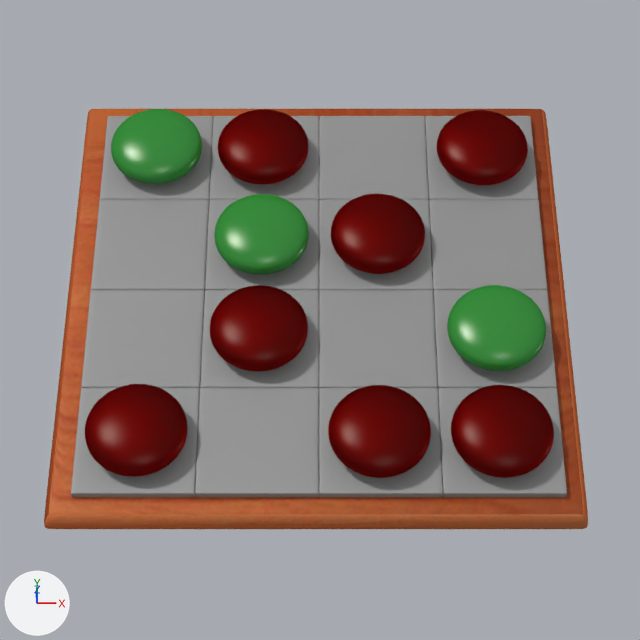
A saved change to the Blender file apps/src/four-in-a-row.blend.
Before and after are seen from the file's camera 'Camera'. Every picture has the same lights, and +X, +Y and +Z are marked at lower left.

The scene before the commit, as lines of its bpy script (objects in view):
```python
ob_sphere_001 = bpy.data.objects.new('Sphere.001', me_sphere_001)
ob_sphere_001.location = (-0.578, -0.879, 0.873)
ob_sphere_001.scale = (0.247, 0.247, 0.247)
ob_sphere_006 = bpy.data.objects.new('Sphere.006', me_sphere_001)
ob_sphere_006.location = (-0.006, 0.28, 0.874)
ob_sphere_006.scale = (0.247, 0.247, 0.247)
ob_sphere_007 = bpy.data.objects.new('Sphere.007', me_sphere_001)
ob_sphere_007.location = (-0.582, 0.869, 0.874)
ob_sphere_007.scale = (0.247, 0.247, 0.247)
ob_sphere_008 = bpy.data.objects.new('Sphere.008', me_sphere_001)
ob_sphere_008.location = (-0.009, 0.866, 0.874)
ob_sphere_008.scale = (0.247, 0.247, 0.247)
ob_sphere_009 = bpy.data.objects.new('Sphere.009', me_sphere_001)
ob_sphere_009.location = (1.173, -0.299, 0.874)
ob_sphere_009.scale = (0.247, 0.247, 0.247)
# also in view: 'Sphere.003' at (1.17, 0.86, 0.89); 'Cube.001' at (0.28, -0.01, 0.7); 'Sphere.005' at (1.16, -0.89, 0.89); 'Cube.003' at (0.29, -0.01, 0.74); 'Sphere.000' at (-0.01, -0.3, 0.89)
```
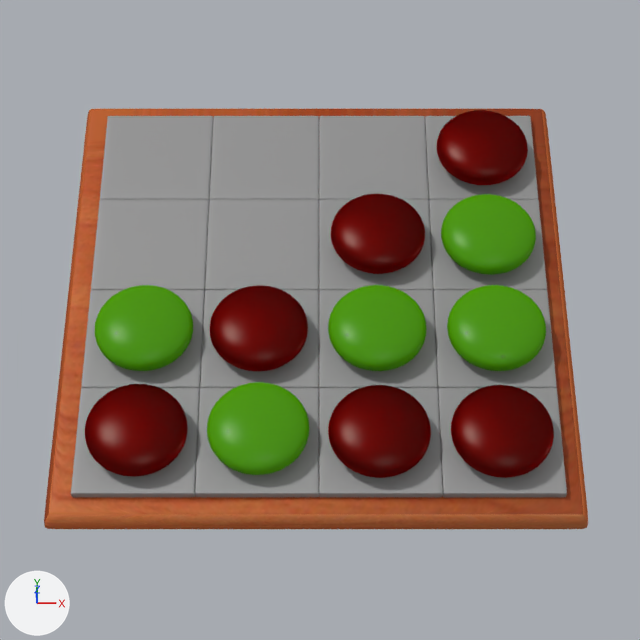
Commit message: / ‘apps/src/four-in-a-row.blend’ / ‘apps/src/four-in-a-row.blend1’

What changed in the scene script:
```text
Change mat_green:
    where n4 = _N.new('ShaderNodeMixShader'); n4.name = 'Mix Shader.001'
    n4.inputs[0].default_value: 0.05 -> 0.01  # 'Factor'
    where n5 = _N.new('ShaderNodeBsdfDiffuse'); n5.name = 'Diffuse BSDF'
    n5.inputs[0].default_value: (0.0247, 0.254, 0.0302, 1.0) -> (0.0762, 0.323, 0.00182, 1.0)  # 'Color', green #2c8a31 -> 'Color', green #4e9a06
Change ob_sphere_008:
    ob_sphere_008.location: (-0.009, 0.866, 0.874) -> (0.002, -0.872, 0.874)
    remove ob_sphere_008.material_slots[0].link = 'OBJECT'; ob_sphere_008.material_slots[0].material = mat_red_001
    add ob_sphere_008.material_slots[0].link = 'OBJECT'; ob_sphere_008.material_slots[0].material = mat_green
Change ob_sphere_007:
    ob_sphere_007.location: (-0.582, 0.869, 0.874) -> (-0.577, -0.299, 0.874)
Change ob_sphere_006:
    ob_sphere_006.location: (-0.006, 0.28, 0.874) -> (1.166, 0.279, 0.874)
Add ob_sphere_010:
    ob_sphere_010 = bpy.data.objects.new('Sphere.010', me_sphere_001)
    ob_sphere_010.location = (0.581, -0.299, 0.874)
    ob_sphere_010.scale = (0.247, 0.247, 0.247)
    ob_sphere_010.material_slots[0].link = 'OBJECT'; ob_sphere_010.material_slots[0].material = mat_green
    _m = ob_sphere_010.modifiers.new('Subsurf', 'SUBSURF')
    _m.levels = 2
```

What differs and where, as boxes [x1, y1, x2, y2] in the pictures (640 x 640 px):
'Sphere.008', surface changed, recoloured, moved
    before: [218, 109, 309, 184]
    after: [207, 382, 309, 475]
'Sphere.007', surface changed, recoloured, moved
    before: [111, 109, 202, 184]
    after: [95, 285, 193, 371]
'Sphere.006', surface changed, recoloured, moved
    before: [214, 194, 309, 275]
    after: [441, 194, 536, 275]
'Sphere.009', surface changed, recoloured
    both: [447, 285, 546, 371]
'Sphere.010', added
    after: [328, 285, 426, 371]
